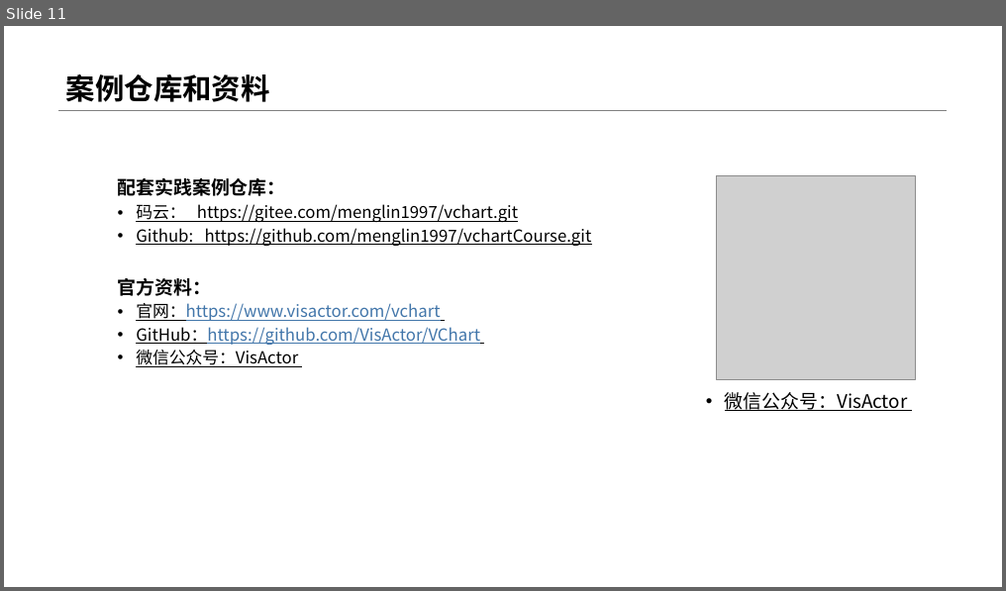
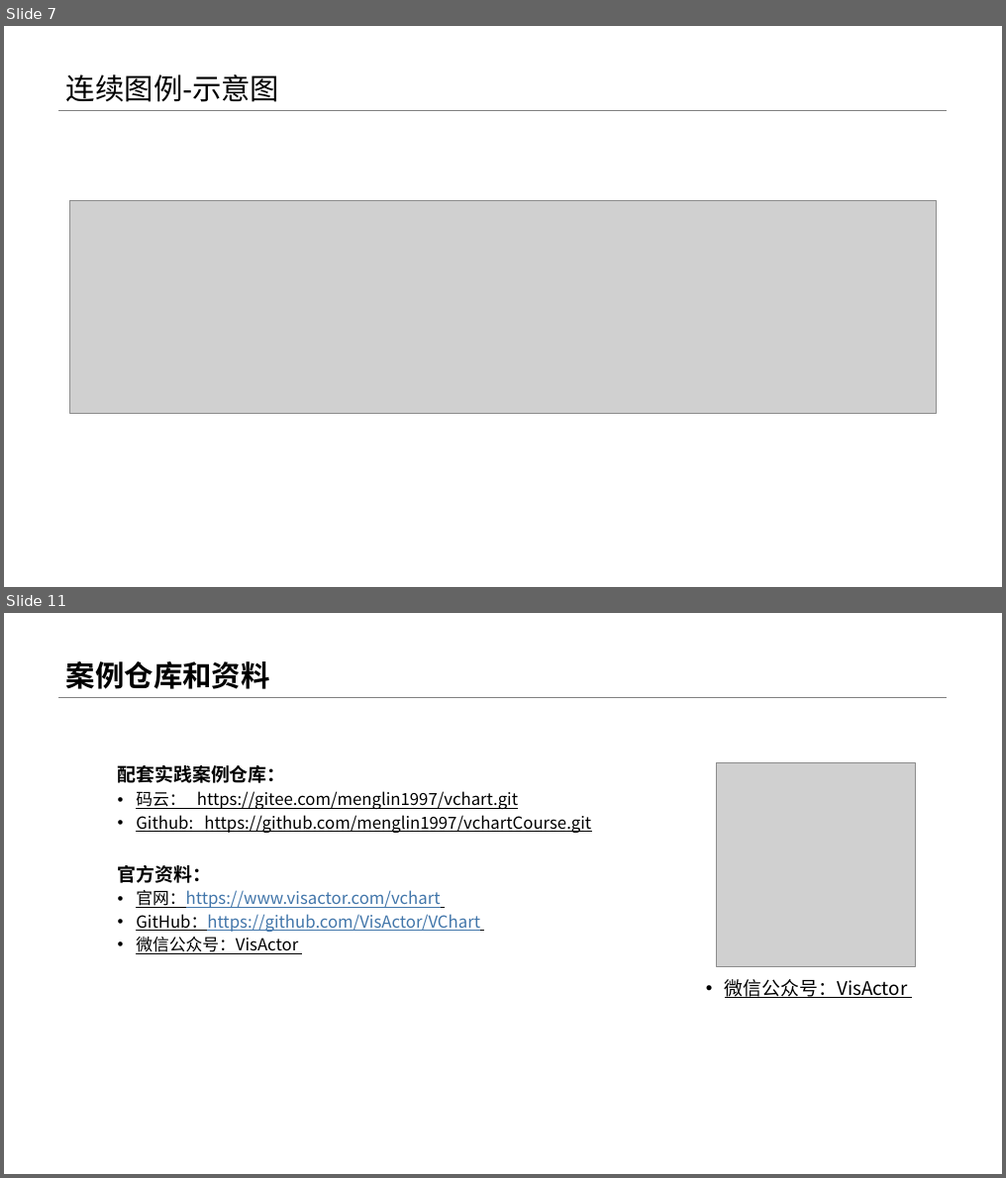
Before and after one commit to menglin1997/vchartCourse, a slide deck: code/Chapter 2 - Detailed Explanation of Chart Concepts/11-Legend/11-Legend图例.pptx. Shown one above the other, each under a label of ours: slide 11 before the commit, slides 7 and 11 after it; the slides between them are not shown. The pictures are 1006x591 and 1006x1178 pixels, drawn with LibreOffice and Linux fonts; fonts in the diff are those of the drawing; grey boxes stand for pictures. Boxes give left, top, right and bottom in pixels: in the first picture for what was removed or moved away, otherwise in the second. Text is boxed around its words. In the diff, an @@ line names an element or a change of style, - is before the commit and + after.

```diff
--- a/code/Chapter 2 - Detailed Explanation of Chart Concepts/11-Legend/11-Legend图例.pptx
+++ b/code/Chapter 2 - Detailed Explanation of Chart Concepts/11-Legend/11-Legend图例.pptx
@@ slide 7 added at bbox=[4, 26, 1002, 587], background #FFFFFF; not listed: 1 template element that a slide beside it also shows @@
@@ title added at bbox=[66, 75, 279, 102], 28 pt, text #000000 @@
+连续图例-示意图
@@ picture added at bbox=[70, 200, 937, 413] @@
```
Also in this commit, not shown: 2 slides changed, 6 other slides added, 7 slides removed, 1 other file.
